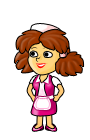
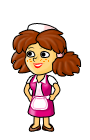
The second 90x140 image is a revision of the first. Changes to its layers:
removed group "model- (копия) 3" (59 layers) over [13, 23, 85, 131]
removed group "Голова (копия) 3" (32 layers) from group "model- (копия) 3" over [13, 23, 85, 83]
removed layer "Слой 3" from group "Голова (копия) 3" over [38, 26, 69, 53]
removed layer "Фигура 9" from group "Голова (копия) 3" over [39, 29, 69, 54]
removed layer "Слой 4" from group "Голова (копия) 3" over [57, 52, 85, 78]
removed layer "Слой 2" from group "Голова (копия) 3" over [18, 29, 71, 51]
removed layer "Слой 9" (was 36%) from group "Голова (копия) 3" over [21, 43, 43, 82]
removed layer "Слой 8" from group "Голова (копия) 3" over [25, 33, 67, 82]
removed layer "Фигура 1" from group "Голова (копия) 3" over [28, 38, 64, 75]
removed group "туловище и ноги (копия) 3" (19 layers) from group "model- (копия) 3" over [30, 74, 65, 131]
removed layer "Слой 10" from group "туловище и ноги (копия) 3" over [30, 74, 59, 100]
added group "model- (копия) 4" with 61 layers above "Фигура 60 (копия) 4" over [10, 23, 82, 131]
added group "Голова (копия) 4" with 34 layers in group "model- (копия) 4" over [10, 23, 82, 83]
added layer "Слой 3 (копия)" in group "Голова (копия) 4" over [35, 26, 66, 53]
added layer "Фигура 9 (копия)" in group "Голова (копия) 4" over [36, 29, 66, 54]
added layer "Слой 4 (копия)" in group "Голова (копия) 4" over [54, 52, 82, 78]
added layer "Слой 2 (копия)" in group "Голова (копия) 4" over [15, 29, 69, 51]
added layer "Слой 9 (копия)" (36%) in group "Голова (копия) 4" over [18, 43, 40, 82]
added layer "Слой 8 (копия)" in group "Голова (копия) 4" over [22, 33, 64, 82]
added layer "Фигура 1 (копия)" in group "Голова (копия) 4" over [25, 38, 61, 75]
added group "туловище и ноги (копия) 4" with 19 layers in group "model- (копия) 4" over [27, 74, 62, 131]
added layer "Слой 10 (копия)" in group "туловище и ноги (копия) 4" over [27, 74, 56, 100]
…and 97 more changes (49 added, 48 removed)
